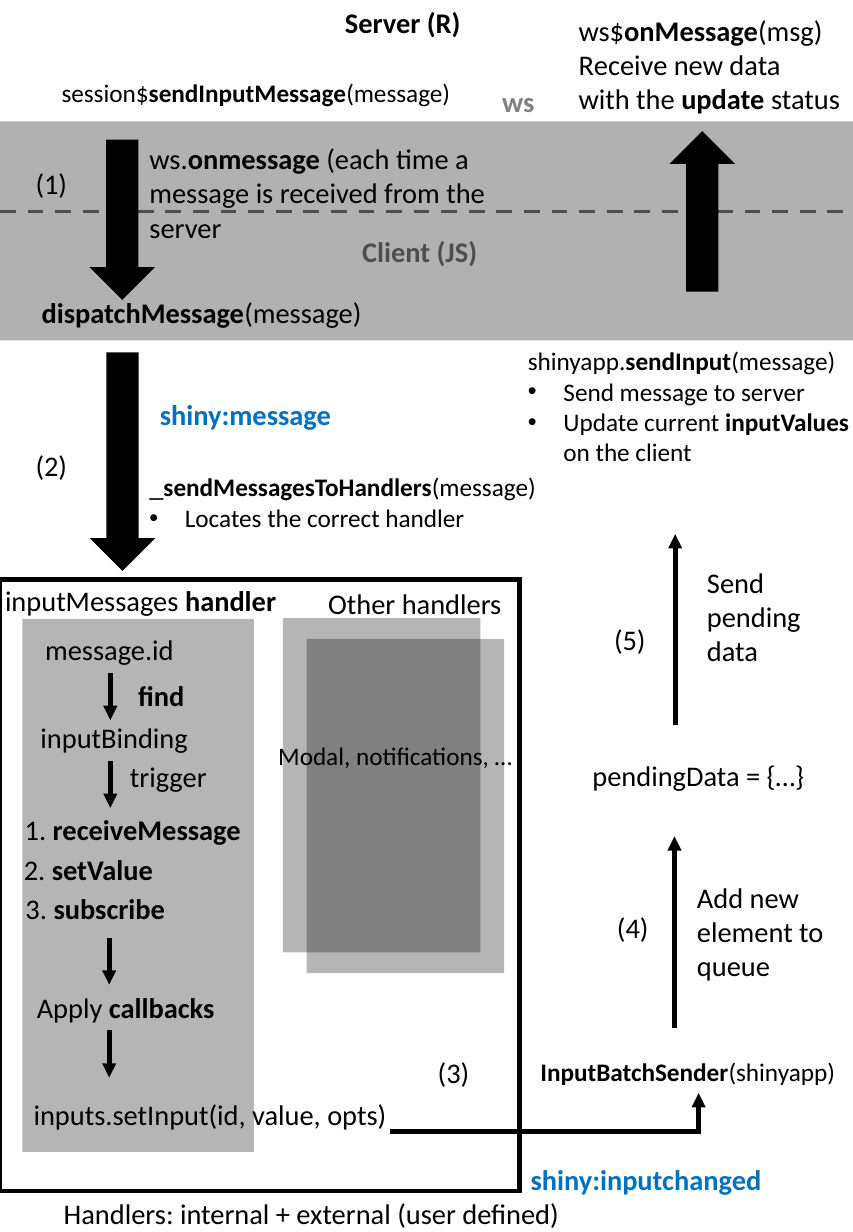
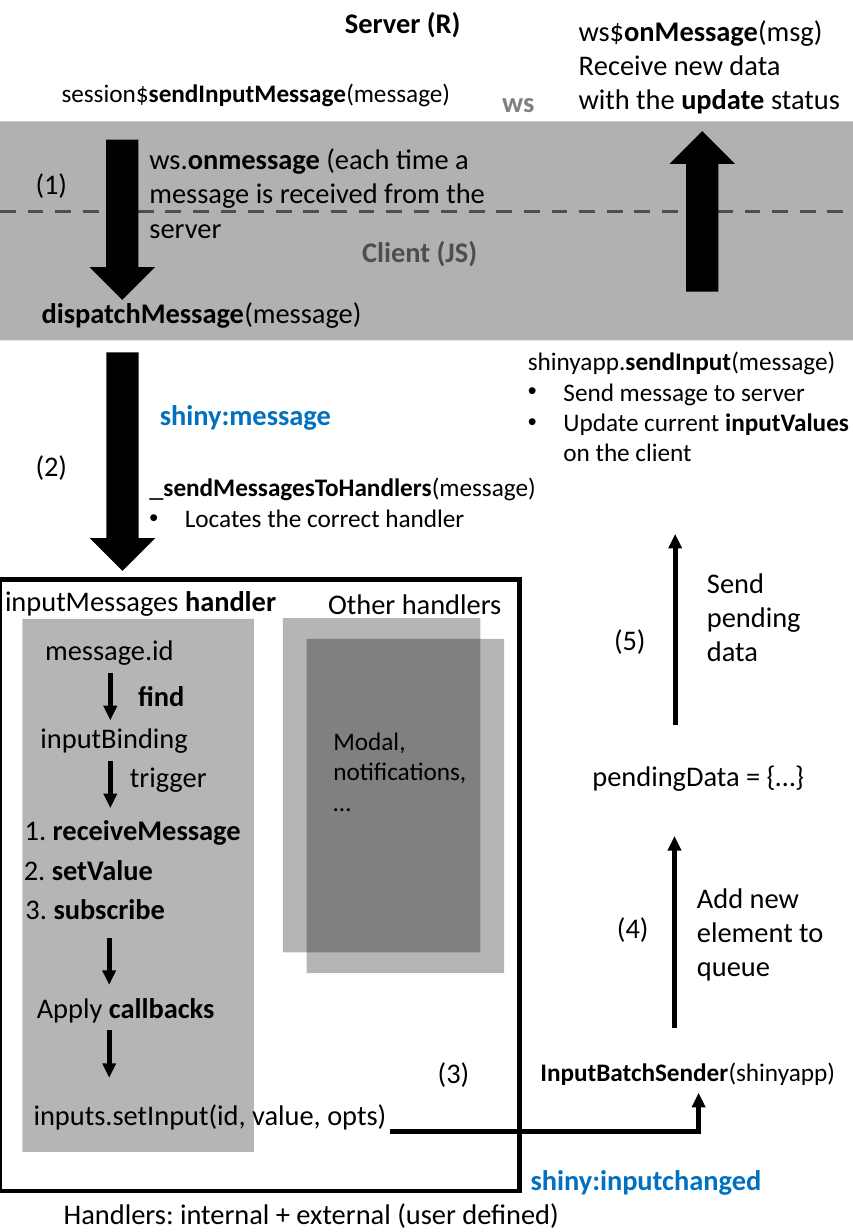
Before and after one commit to DivadNojnarg/outstanding-shiny-ui, a slide deck: slide 1 of images/survival-kit/update-input-recap.pptx. Drawn at 853x1232 pixels with LibreOffice and Linux fonts; fonts in the diff are those of the drawing. Boxes give left, top, right and bottom in pixels: in the first picture for what was removed or moved away, otherwise in the second. Text is boxed around its words. In the diff, an @@ line names an element or a change of style, - is before the commit and + after.

```diff
--- a/images/survival-kit/update-input-recap.pptx
+++ b/images/survival-kit/update-input-recap.pptx
@@ text at (333,732,466,783): text changed @@
-Modal, notifications, …
+Modal,
+notifications,
+…
```
Also in this commit, not shown: 1 other file.
